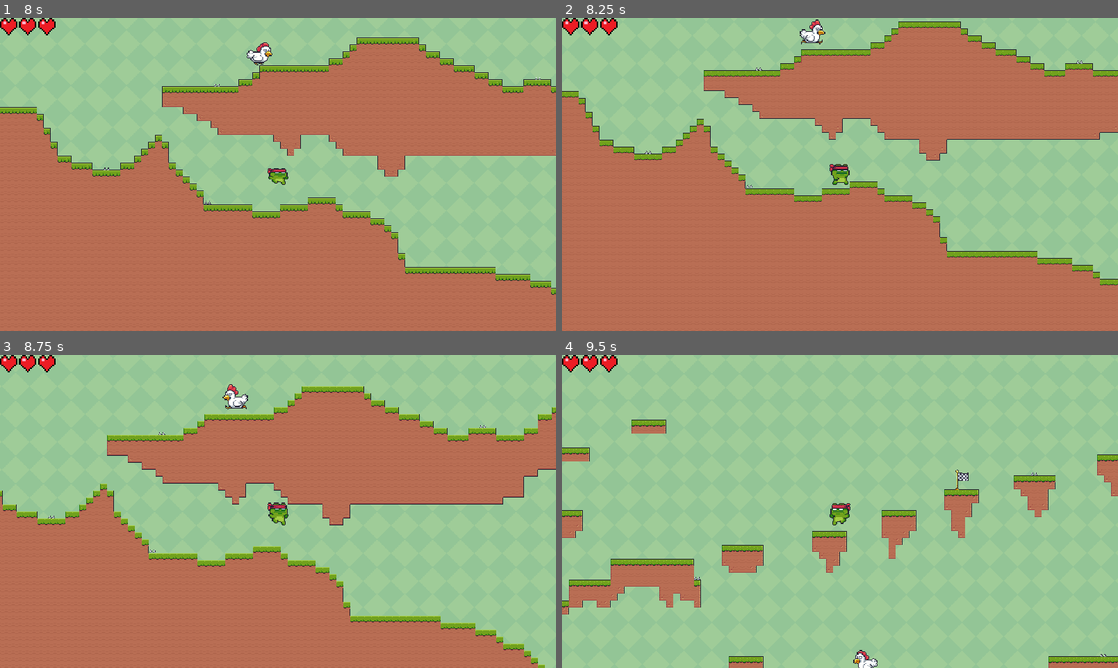
Above: before the commit, frames 1-4 (two rows, left to right).
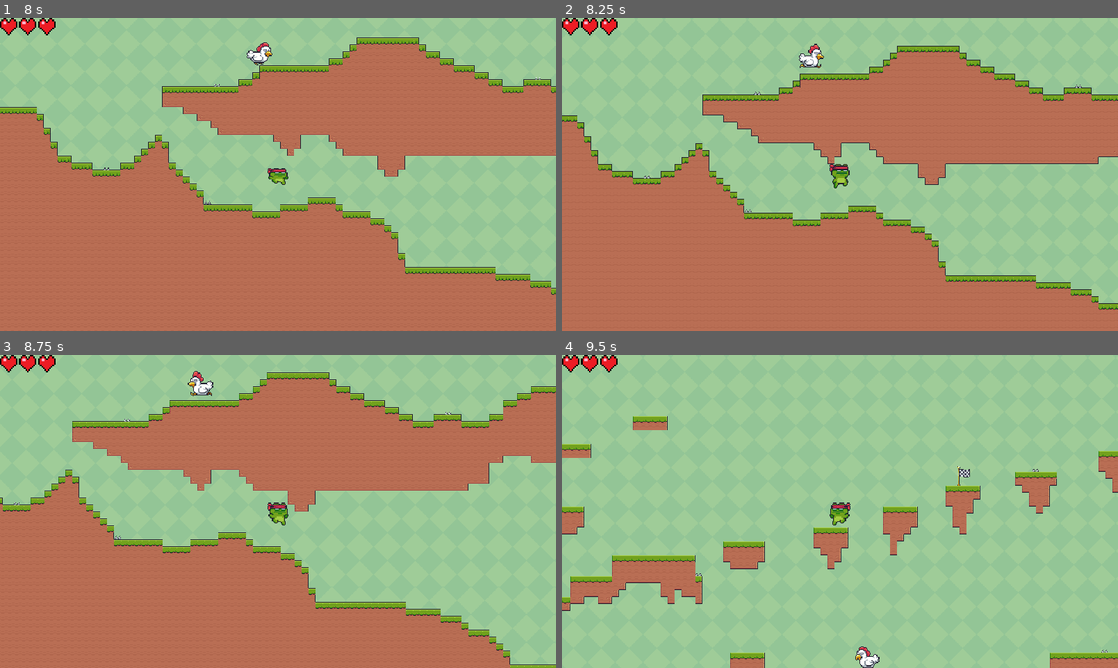
Above: after the commit, the same moments.

Repository: Jleehy/2DPlatformGame
Game: Godot game, scene res://menus/main_menu.tscn
The game is run twice, just before and just after one commit, with the same random seed, the same clock (stepped at 60 frames per second) and the same inputs.
Inputs (mouse positions are in pixels of both pictures, inside the frame that each line leads up to):
- Up to frame 1 (8 s): click (227, 187) at 0.5 s; hold D (move_right) 1.28-2.78 s; tap Space (jump) at 1.35, 1.52, 1.82, 2.27, 2.3, 2.57, 3.05, 3.77, 3.8, 4.07, 4.52, 4.55, 4.82, 5.27, 5.3, 5.57, 6.05, 6.6, 6.77, 7.07, 7.52, 7.55, 7.82 s; tap S (crouch) at 2.1 s; hold A (move_left) 2.78-5.03 s; tap Shift (dash) at 2.85 s; tap U (dev_next_checkpoint) at 3.6 s; tap Y (dev_previous_checkpoint) at 4.35 s; hold D (move_right) from 5.03 s (still down); tap Q (grapple) at 5.1 s; tap T (trigger_self_death) at 5.85 s; hold S (crouch) from 7.28 s (still down)
- Up to frame 2 (8.25 s): keep holding D (move_right); release S (crouch) at 8.03 s; tap Shift (dash) at 8.1 s
- Up to frame 3 (8.75 s): keep holding D (move_right); tap Space (jump) at 8.27, 8.3, 8.57 s
- Up to frame 4 (9.5 s): release D (move_right) at 8.78 s; hold A (move_left) from 8.78 s (still down); tap U (dev_next_checkpoint) at 8.85 s; tap Space (jump) at 9.05 s

Frame 1 is identical in both runs. In frame 2, 24% of the frame differs, in the area x 0-100%, y 0-94%; in frame 3, 17%; in frame 4, 5.0%.

Commit message:
Added Healing Checkpoints, "Climbing" Idea
Checkpoints now heal the player on contact.

Now the player jumps up small ledges automatically. Maybe this isn't the best solution, but it is an idea. Can rework.

Diff:
--- a/2d-platformer/entities/checkpoint/checkpoint.gd
+++ b/2d-platformer/entities/checkpoint/checkpoint.gd
@@ -13,6 +13,9 @@
 			play_flag_animation()
 
 		GameManager.save_checkpoint(Vector2(self.global_position.x, self.global_position.y))
+
+	if body.has_method("reset_hearts"):
+		body.reset_hearts()
 
 # Plays the flag animation sequence
 func play_flag_animation() -> void:
--- a/2d-platformer/entities/player/player.gd
+++ b/2d-platformer/entities/player/player.gd
@@ -16,6 +16,7 @@
 @export var friction_value: float = 0.84
 @export var air_control_loss: float = 0.35
 @export var facing_direction: String = "left"
+@export var step_height: float = 0.75
 
 # Crouching variables
 @export var crouch_speed_reduction: float = 0.50
@@ -89,6 +90,7 @@
 		handle_level_bounds()
 		update_animation()
 		move_and_slide()
+		climb_ledges()
 		handle_self_die()
 		dev_checkpoint_handle()
 	else:
@@ -374,3 +376,13 @@
 	double_damage = true
 	await get_tree().create_timer(duration).timeout
 	double_damage = false
+
+func climb_ledges() -> void:
+	#if we notice that now the player is not moving, yet not against a wall,
+	#yet they are pushing in a direction, then we know they hit a wall.
+	#move them up then move the player once more
+	if (velocity.x == 0 and is_on_wall() and is_on_floor()):
+		#for right
+		if (InputManager.is_move_left_pressed() or InputManager.is_move_right_pressed()):
+			velocity.y += jump_speed * step_height
+			apply_horizontal_movement(1.0)
--- a/2d-platformer/entities/start/start.gd
+++ b/2d-platformer/entities/start/start.gd
@@ -13,6 +13,9 @@
 			play_flag_animation()
 
 		GameManager.save_checkpoint(Vector2(global_position.x, global_position.y))
+
+	if body.has_method("reset_hearts"):
+		body.reset_hearts()
 
 # Plays the flag animation sequence
 func play_flag_animation() -> void:
